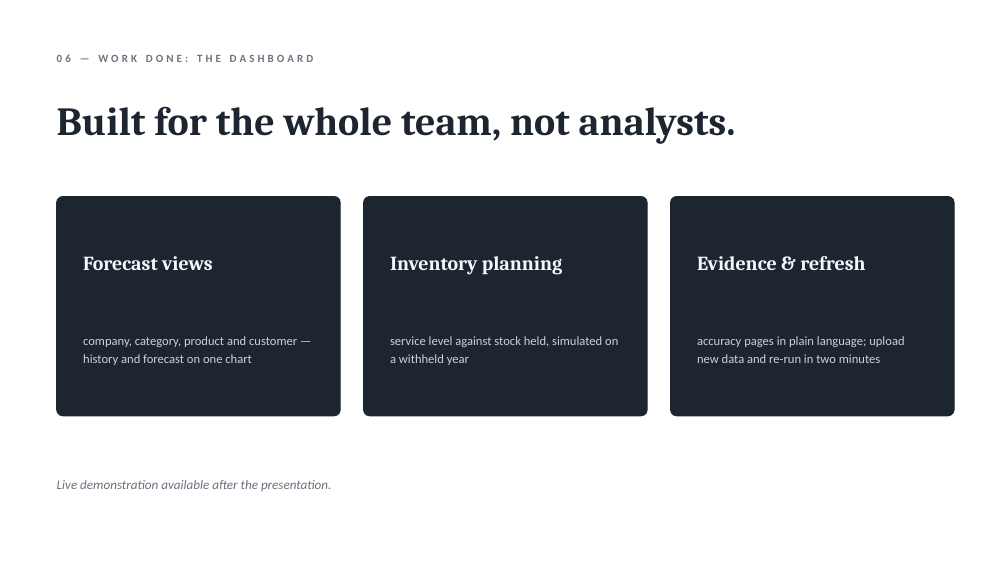
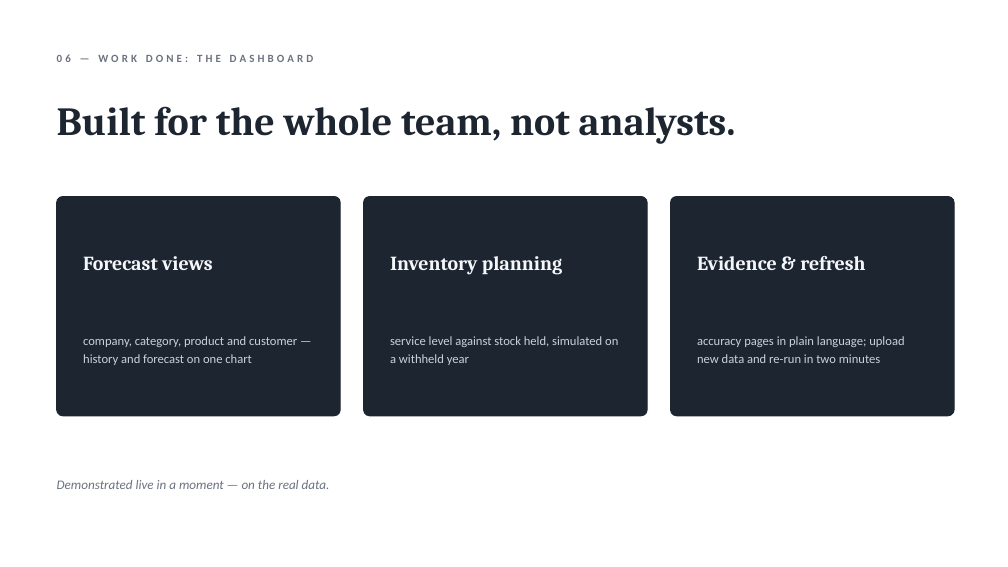
Before and after one commit to DokkDokki/SOE-105, a slide deck: slide 7 of presentation/FY2025_progress_report.pptx. Drawn at 1008x567 pixels with LibreOffice and Linux fonts; fonts in the diff are those of the drawing. Boxes give left, top, right and bottom in pixels: in the first picture for what was removed or moved away, otherwise in the second. Text is boxed around its words. In the diff, an @@ line names an element or a change of style, - is before the commit and + after.

```diff
--- a/presentation/FY2025_progress_report.pptx
+++ b/presentation/FY2025_progress_report.pptx
@@ text at [57,480,330,489]: text changed @@
-Live demonstration available after the presentation.
+Demonstrated live in a moment — on the real data.
```
Also in this commit, not shown: 1 slide removed, 1 other file.
